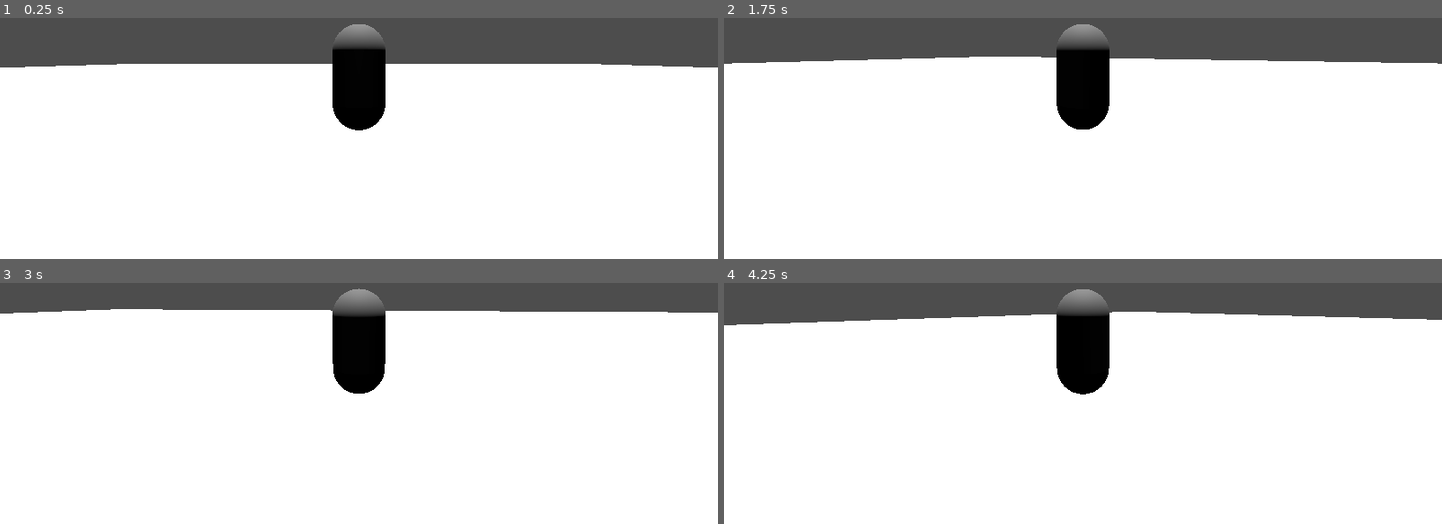
Above: before the commit, frames 1-4 (two rows, left to right).
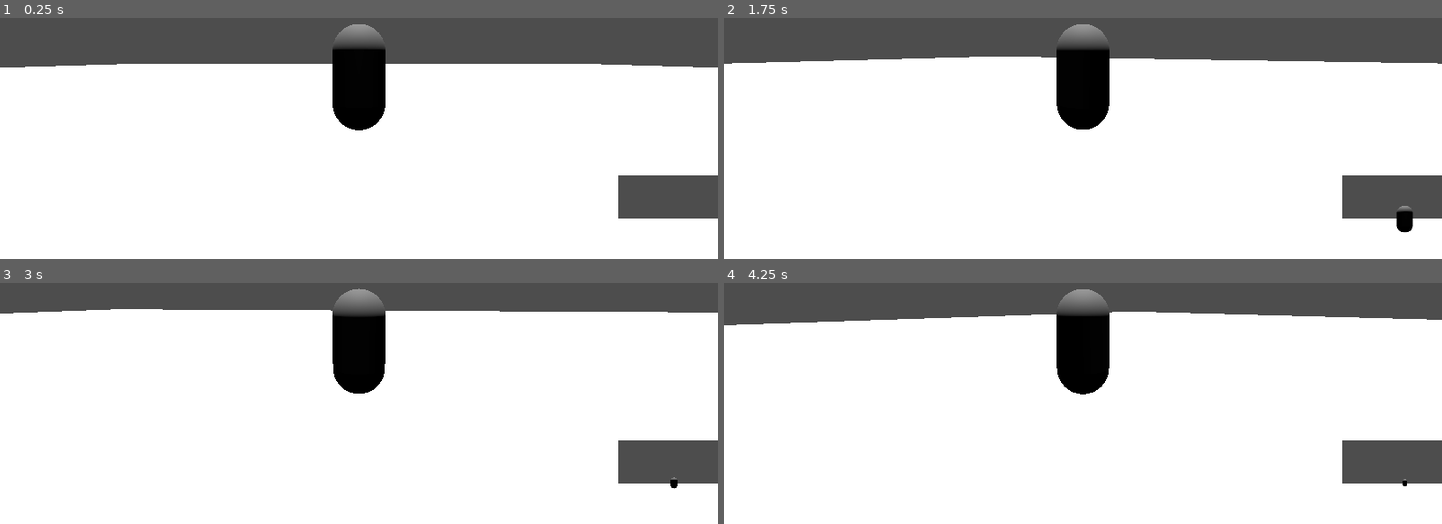
Above: after the commit, the same moments.

Repository: CJ-Eilenstine/shadow-shutter
Game: Godot game, scene res://basicScene.tscn
Same seed, same stepped clock (60 frames per second), same inputs: the game is played once before the commit and once after it.
Inputs (mouse positions are in pixels of both pictures, inside the frame that each line leads up to):
- Up to frame 1 (0.25 s): no input
- Up to frame 2 (1.75 s): tap Enter at 0.5 s; move the mouse to (1118, 56) at 0.52 s; press the mouse at (1118, 56) at 0.53 s; hold W (Forward) from 0.53 s (still down); tap Space (Jump) at 0.77, 1.52 s; move the mouse to (1047, 58) at 1.27 s; release the mouse at (1047, 58) at 1.28 s; click (1047, 58) at 1.35 s
- Up to frame 3 (3 s): keep holding W (Forward); move the mouse to (373, 314) at 2.02 s; press the mouse at (373, 314) at 2.03 s; move the mouse to (351, 328) at 2.77 s; release the mouse at (351, 328) at 2.78 s; click (351, 328) at 2.85 s
- Up to frame 4 (4.25 s): keep holding W (Forward); tap Space (Jump) at 3.02, 3.5, 3.77 s; move the mouse to (1133, 326) at 3.52 s; press the mouse at (1133, 326) at 3.53 s

The runs differ from the first frame. In frame 1, 2.5% of the frame differs, in the area x 86-100%, y 65-84%; in frame 2, 2.6%, in the area x 86-100%, y 65-90%; in frame 3, 2.5%; in frame 4, 2.5%.

Commit message:
Camera Logic
Added picture taking, and preview canvas layer

Diff:
--- a/basicScene.tscn
+++ b/basicScene.tscn
@@ -22,9 +22,11 @@
 mesh = SubResource("BoxMesh_8x2bw")
 material = SubResource("StandardMaterial3D_qna8x")
 
-[node name="Player" type="CharacterBody3D" parent="."]
+[node name="Player" type="CharacterBody3D" parent="." node_paths=PackedStringArray("CameraViewport", "CameraPreview")]
 transform = Transform3D(1, 0, 0, 0, 1, 0, 0, 0, 1, 0, 13.0317, 0)
 script = ExtResource("1_651ef")
+CameraViewport = NodePath("CameraViewport")
+CameraPreview = NodePath("CameraCanvasLayer/CameraPreview")
 
 [node name="Body Mesh" type="MeshInstance3D" parent="Player"]
 transform = Transform3D(1, 0, 0, 0, 1, 0, 0, 0, 1, 0, -6.99481, 0)
@@ -53,5 +55,28 @@
 [node name="Camera3D" type="Camera3D" parent="Player/CamOrigin/SpringArm3D"]
 transform = Transform3D(1, 0, 0, 0, 1, 0, 0, 0, 1, 0.0236745, 0, 4.67257)
 
+[node name="CameraViewport" type="SubViewport" parent="Player"]
+render_target_update_mode = 4
+
+[node name="Camera" type="Camera3D" parent="Player/CameraViewport"]
+transform = Transform3D(1, 0, 0, 0, 1, 0, 0, 0, 1, 0, 6.2465, -1.04011)
+current = true
+
+[node name="CameraCanvasLayer" type="CanvasLayer" parent="Player"]
+
+[node name="CameraPreview" type="TextureRect" parent="Player/CameraCanvasLayer"]
+anchors_preset = 3
+anchor_left = 1.0
+anchor_top = 1.0
+anchor_right = 1.0
+anchor_bottom = 1.0
+offset_left = -160.0
+offset_top = -134.0
+grow_horizontal = 0
+grow_vertical = 0
+size_flags_horizontal = 4
+size_flags_vertical = 4
+expand_mode = 2
+
 [node name="DirectionalLight3D" type="DirectionalLight3D" parent="."]
 transform = Transform3D(1, 0, 0, 0, 0.00408406, 0.999992, 0, -0.999992, 0.00408406, 0, 20.5226, 0)
--- a/player.gd
+++ b/player.gd
@@ -1,19 +1,58 @@
 extends CharacterBody3D
 
-
+@onready var pivot = $CamOrigin
+@export var sens = 0.5
+@export var CameraViewport: SubViewport # Reference to the Camera's SubViewport
+@export var CameraPreview: TextureRect    # Reference to the TextureRect
 const SPEED = 5.0
 const JUMP_VELOCITY = 4.5
-@onready var pivot = $CamOrigin
-@export var sens = 0.5
+var pictureCount = 1
+var pictureCapacity = 5
 
 func _ready():
 	Input.mouse_mode = Input.MOUSE_MODE_CAPTURED
+
+	CameraPreview.texture = CameraViewport.get_texture()
+
+	setupCamera()
+
+func setupCamera():
+	var dir = DirAccess.open("user://")
+	dir.make_dir("pictures")
+
+	dir = DirAccess.open("user://pictures")
+
+
+	for n in dir.get_files():
+		pictureCount += 1
+
+func takePicture():
+	if pictureCount != (pictureCapacity + 1):
+		# Wait for the frame to be fully rendered
+		await RenderingServer.frame_post_draw
+
+		if CameraViewport and CameraViewport.get_texture():
+			# Get the image from the camera's SubViewport instead of the default viewport
+			var img = CameraViewport.get_texture().get_image()
+
+			if img:
+				img.save_png("user://pictures/picture"+str(pictureCount)+".png")
+				pictureCount += 1
+
+			else:
+				print("Failed to capture the image from the SubViewport.")
+		else:
+			print("SubViewport or its texture is not available.")
+
 
 func _input(event):
 	if event is InputEventMouseMotion:
 		rotate_y(deg_to_rad(-event.relative.x * sens))
 		pivot.rotate_x(deg_to_rad(-event.relative.y * sens))
 		pivot.rotation.x = clamp(pivot.rotation.x, deg_to_rad(-90), deg_to_rad(45))
+
+	if event.is_action_pressed("TakePicture"):
+		takePicture()
 
 func _physics_process(delta: float) -> void:
 	# Add the gravity.
--- a/project.godot
+++ b/project.godot
@@ -12,6 +12,8 @@
 
 config/name="Shadow Shutter"
 run/main_scene="res://basicScene.tscn"
+config/use_custom_user_dir=true
+config/custom_user_dir_name="Shadow Shutter"
 config/features=PackedStringArray("4.3", "Forward Plus")
 config/icon="res://icon.svg"
 
@@ -51,3 +53,8 @@
 "events": [Object(InputEventKey,"resource_local_to_scene":false,"resource_name":"","device":-1,"window_id":0,"alt_press …(191 unchanged characters)…
 ]
 }
+TakePicture={
+"deadzone": 0.5,
+"events": [Object(InputEventMouseButton,"resource_local_to_scene":false,"resource_name":"","device":-1,"window_id":0,"alt_pressed":false,"shift_pressed":false,"ctrl_pressed":false,"meta_pressed":false,"button_mask":1,"position":Vector2(396, 9),"global_position":Vector2(405, 55),"factor":1.0,"button_index":1,"canceled":false,"pressed":true,"double_click":false,"script":null)
+]
+}
